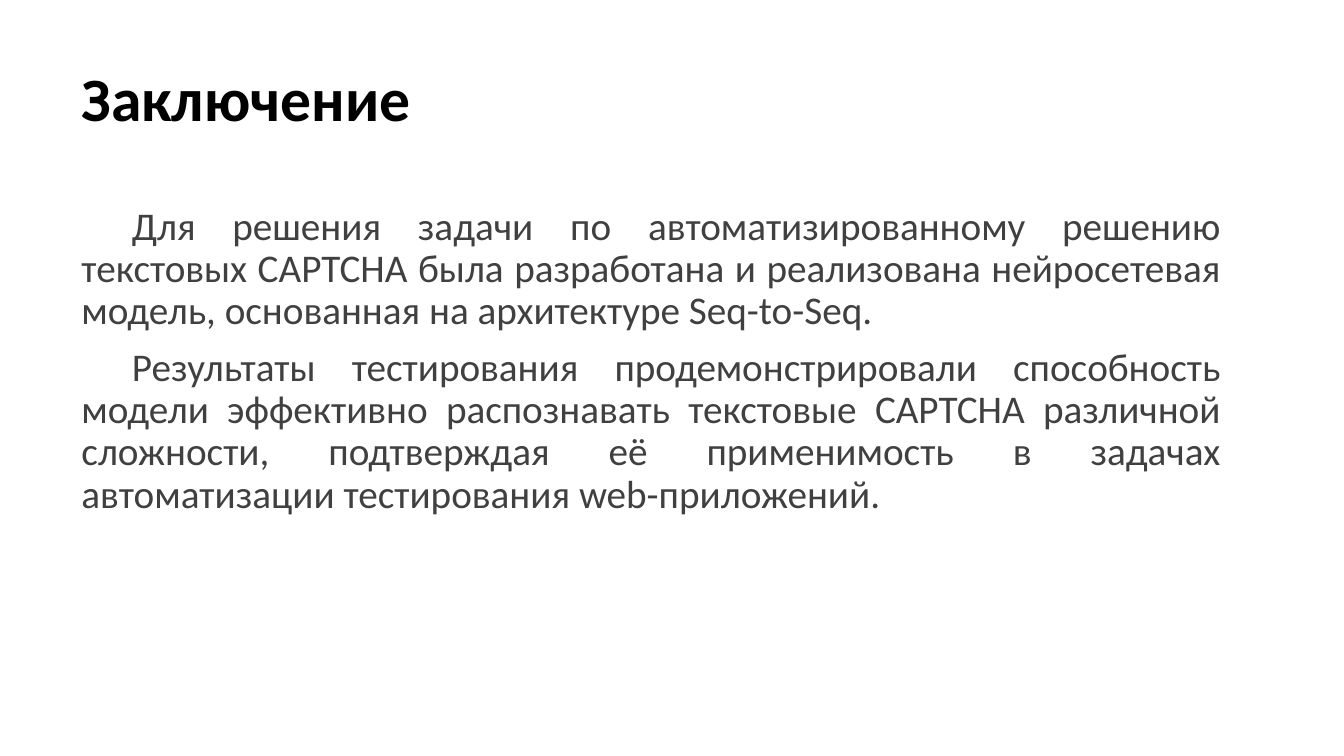
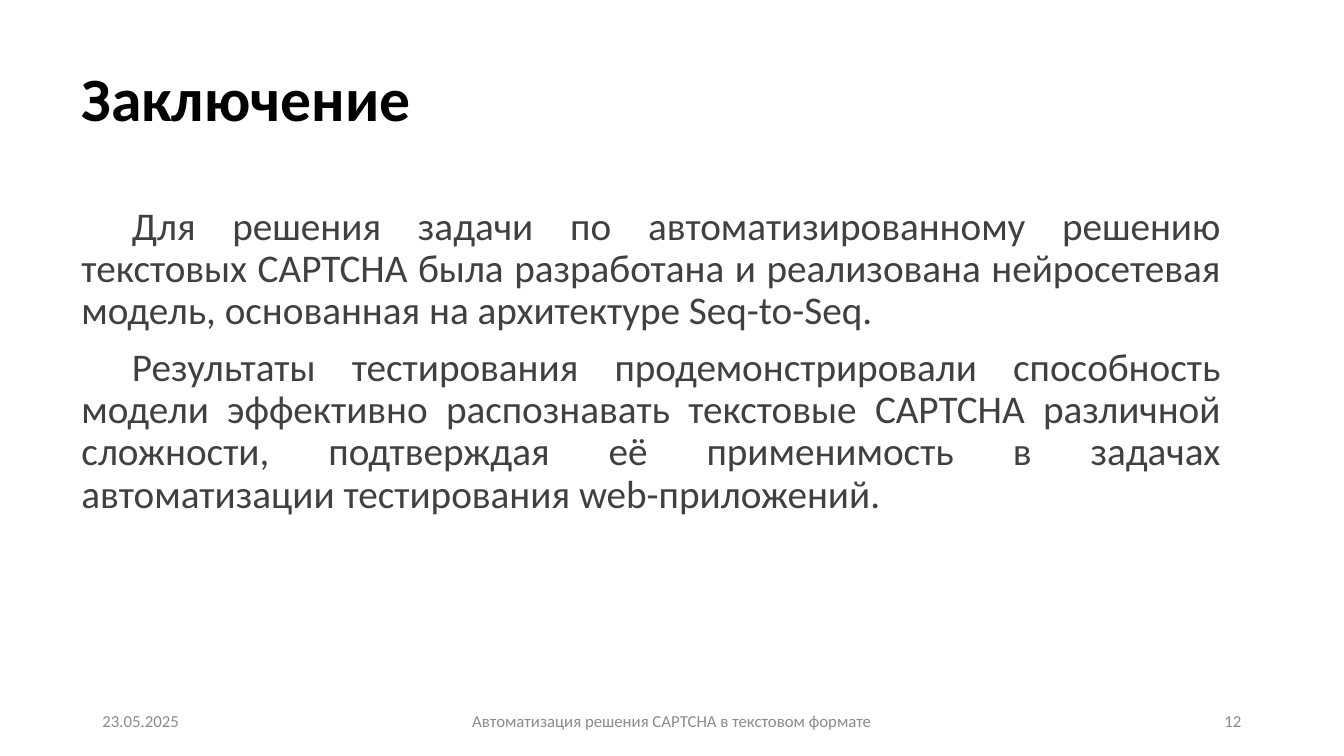
Before and after one commit to Alexxxander-Laptev/university_projects, a slide deck: slide 12 of 2_course_master/Конференции/Презентация для конференции.pptx. Drawn at 1344x756 pixels with LibreOffice and Linux fonts; fonts in the diff are those of the drawing. Boxes give left, top, right and bottom in pixels: in the first picture for what was removed or moved away, otherwise in the second. Text is boxed around its words. In the diff, an @@ line names an element or a change of style, - is before the commit and + after.

```diff
--- a/2_course_master/Конференции/Презентация для конференции.pptx
+++ b/2_course_master/Конференции/Презентация для конференции.pptx
@@ text added at bbox=[102, 716, 178, 727], 12 pt, text #8C8C8C @@
+23.05.2025
@@ text added at bbox=[472, 716, 871, 730], 12 pt, text #8C8C8C @@
+Автоматизация решения CAPTCHA в текстовом формате
@@ page number added at bbox=[1224, 716, 1241, 727], 12 pt, text #8C8C8C @@
+12
```
Also in this commit, not shown: 11 other slides changed.
